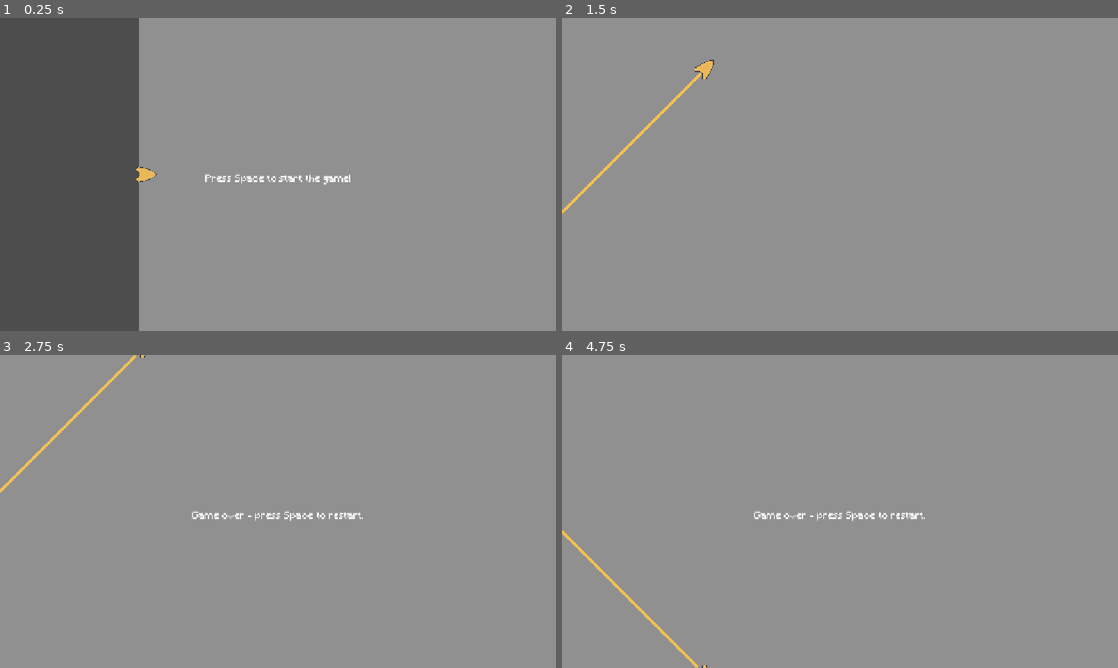
Above: before the commit, frames 1-4 (two rows, left to right).
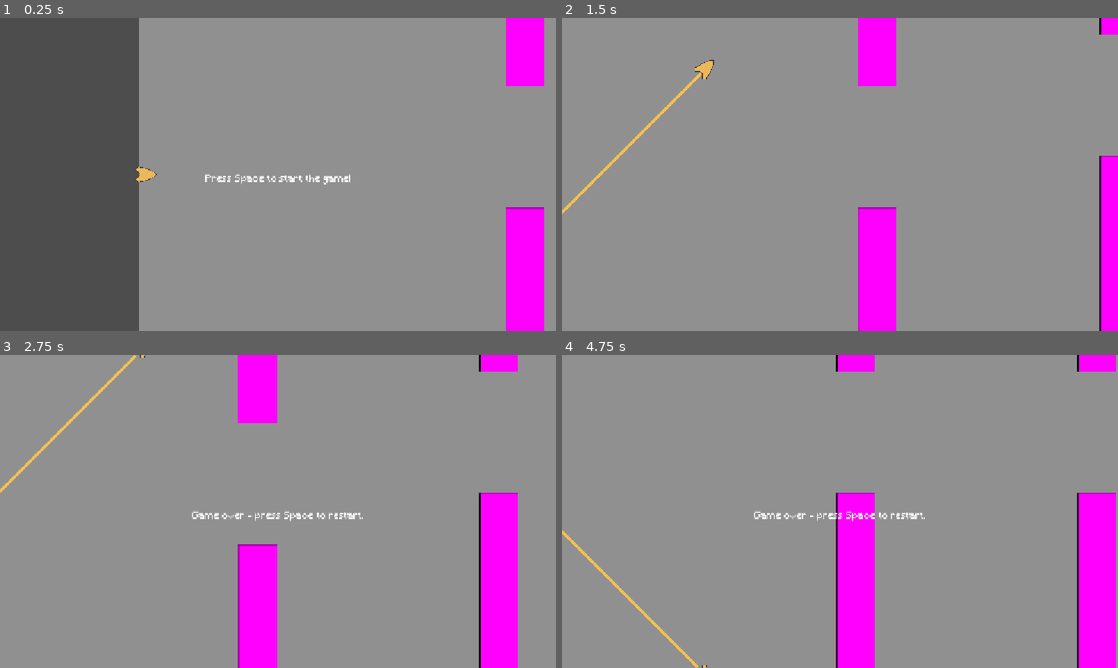
Above: after the commit, the same moments.

Repository: ArifD2286/Wave-Runner
Game: Godot game, scene res://game.tscn
The game is run twice, just before and just after one commit, with the same random seed, the same clock (stepped at 60 frames per second) and the same inputs.
Inputs (mouse positions are in pixels of both pictures, inside the frame that each line leads up to):
- Up to frame 1 (0.25 s): no input
- Up to frame 2 (1.5 s): tap Space at 0.5 s; move the mouse to (962, 158) at 0.52 s; hold Right 0.53-1.25 s; tap Alt at 0.6 s; click (962, 158) at 0.67 s; tap Enter (ui_accept) at 0.77 s; drag from (728, 190) to (812, 237) at 1.27 s
- Up to frame 3 (2.75 s): tap Space at 2 s; move the mouse to (333, 442) at 2.02 s; hold Right from 2.03 s (still down); tap 1 at 2.1 s
- Up to frame 4 (4.75 s): release Right at 2.75 s; tap Space at 2.75, 3.5, 3.6 s; drag from (812, 574) to (673, 464) at 2.77 s; move the mouse to (1006, 558) at 3.52 s; hold Left 3.53-4.25 s; tap Enter (ui_accept) at 3.77 s; drag from (673, 464) to (756, 433) at 4.27 s

The runs differ from the first frame. In frame 1, 4.2% of the frame differs, in the area x 91-98%, y 0-100%; in frame 2, 6.3%; in frame 3, 8.7%, in the area x 42-94%, y 0-100%; in frame 4, 8.5%.

Commit message:
Update 3.3
Changes:
- Finished wall spawning with random height mechanic

Diff:
--- a/wave-runner/game.gd
+++ b/wave-runner/game.gd
@@ -15,7 +15,7 @@
 @export var max_gap_y: float = 488.0
 var next_spawn_x: float
 var last_gap_y: float = 324.0
-var walls: Array = []
+var wall_array: Array = []
 var game_playing: bool = false
 var restart: bool = false
 var game_over: bool = false
@@ -23,6 +23,7 @@
 
 func _ready() -> void:
 	end_label.hide()
+	next_spawn_x = player.global_position.x + 800.0
 
 
 func _process(delta: float) -> void:
@@ -33,6 +34,17 @@
 			get_tree().reload_current_scene()
 	elif not game_playing:
 		start_game()
+
+
+func _physics_process(delta: float) -> void:
+	while next_spawn_x < player.global_position.x + spawn_dist:
+		spawn_wall()
+	# [wall_array[0]] is the first item in array, start from [0] instead of [1]
+	while wall_array.size() > 0 and wall_array[0].position.x < global_position.x - despawn_dist:
+		# [pop_front()] removes the first item from the array and hands it back.
+		var old_wall = wall_array.pop_front()
+		# [queue_free()] deletes the ndoe from the game
+		old_wall.queue_free()
 
 
 func start_game() -> void:
@@ -47,3 +59,19 @@
 	# the line of code below is the delay, only after it finishes the player can restart.
 	await get_tree().create_timer(0.5).timeout
 	restart = true
+
+
+func spawn_wall() -> void:
+	# [instantiate()] makes a new copy from the original node
+	var wall = wall_scene.instantiate()
+	# [randf_range(a, b)] makes a random number between the range a and b.
+	last_gap_y += randf_range(-max_gap_shift, max_gap_shift)
+	# [clampf(val, min, max)] keeps a number inside a range.
+	# If the val is lower than min, then it gives the minimum as the val is lower.
+	# This applies to max also.
+	last_gap_y = clampf(last_gap_y, min_gap_y, max_gap_y)
+	wall.position = Vector2(next_spawn_x, last_gap_y)
+	add_child(wall)
+	# [append()] adds  a single value at the back of an array
+	wall_array.append(wall)
+	next_spawn_x += spacing
